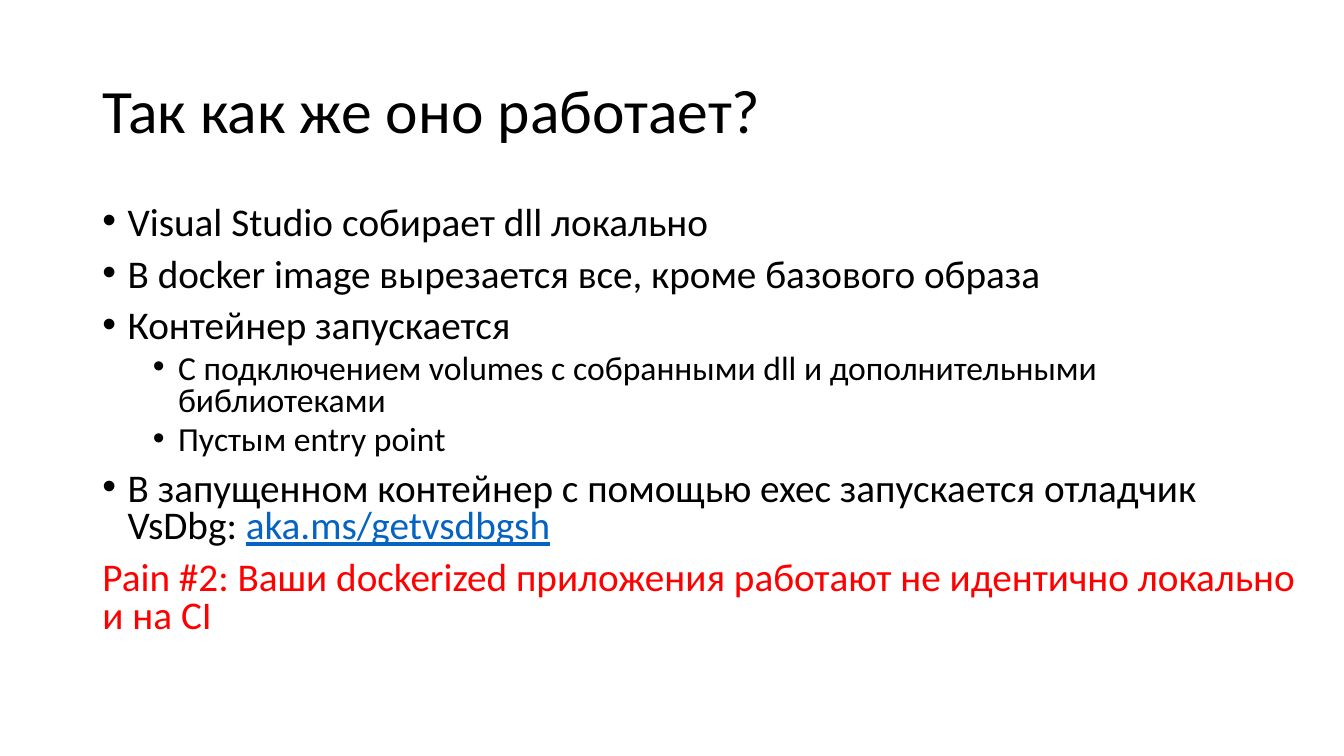
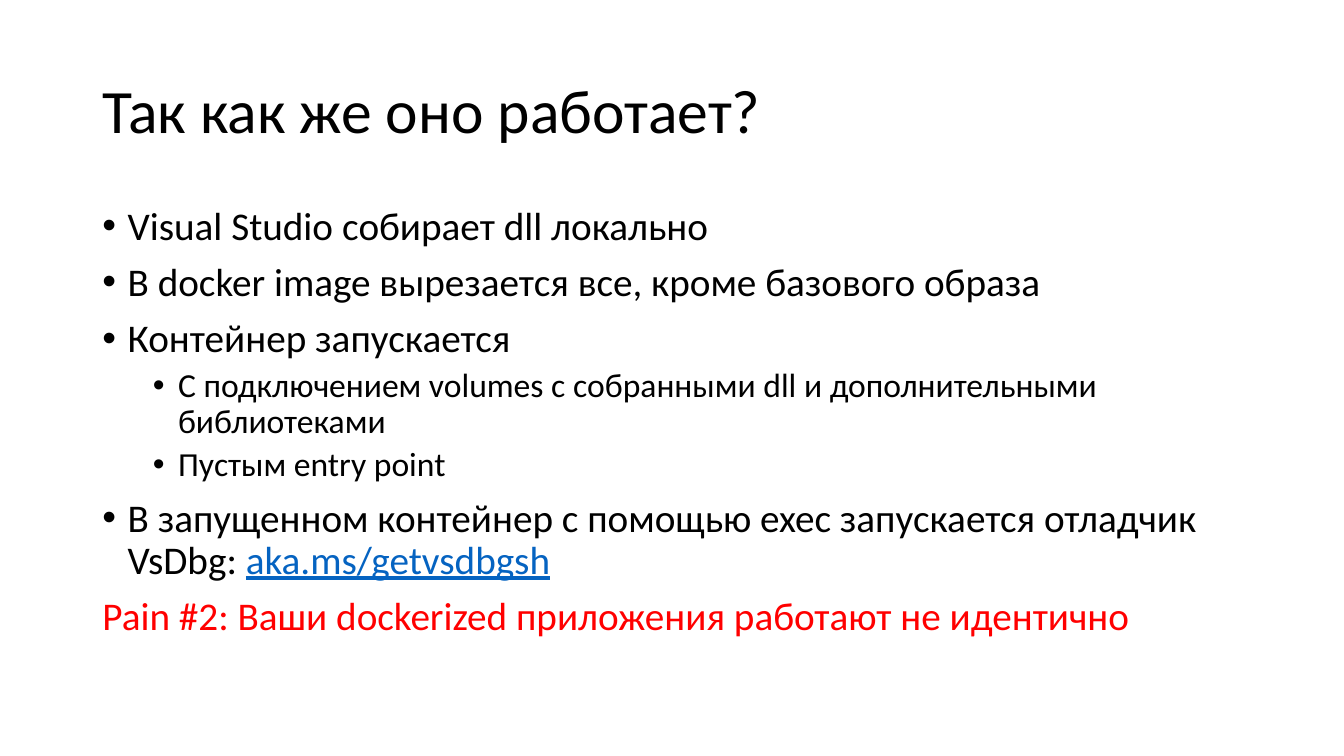
Before and after one commit to kugushev/presentations, a slide deck: slide 26 of 2019_VisualStudio-And-Docker/Presentation.pptx. Drawn at 1344x756 pixels with LibreOffice and Linux fonts; fonts in the diff are those of the drawing. Boxes give left, top, right and bottom in pixels: in the first picture for what was removed or moved away, otherwise in the second. Text is boxed around its words. In the diff, an @@ line names an element or a change of style, - is before the commit and + after.

```diff
--- a/2019_VisualStudio-And-Docker/Presentation.pptx
+++ b/2019_VisualStudio-And-Docker/Presentation.pptx
@@ text at <box>128,212,1196,581</box>: line spacing 0.8 to 0.9 @@
@@ text at <box>102,602,1129,637</box>: text changed @@
-Pain #2: Ваши dockerized приложения работают не идентично локально и на CI
+Pain #2: Ваши dockerized приложения работают не идентично
```
Also in this commit, not shown: 8 slides added, 5 other files.
